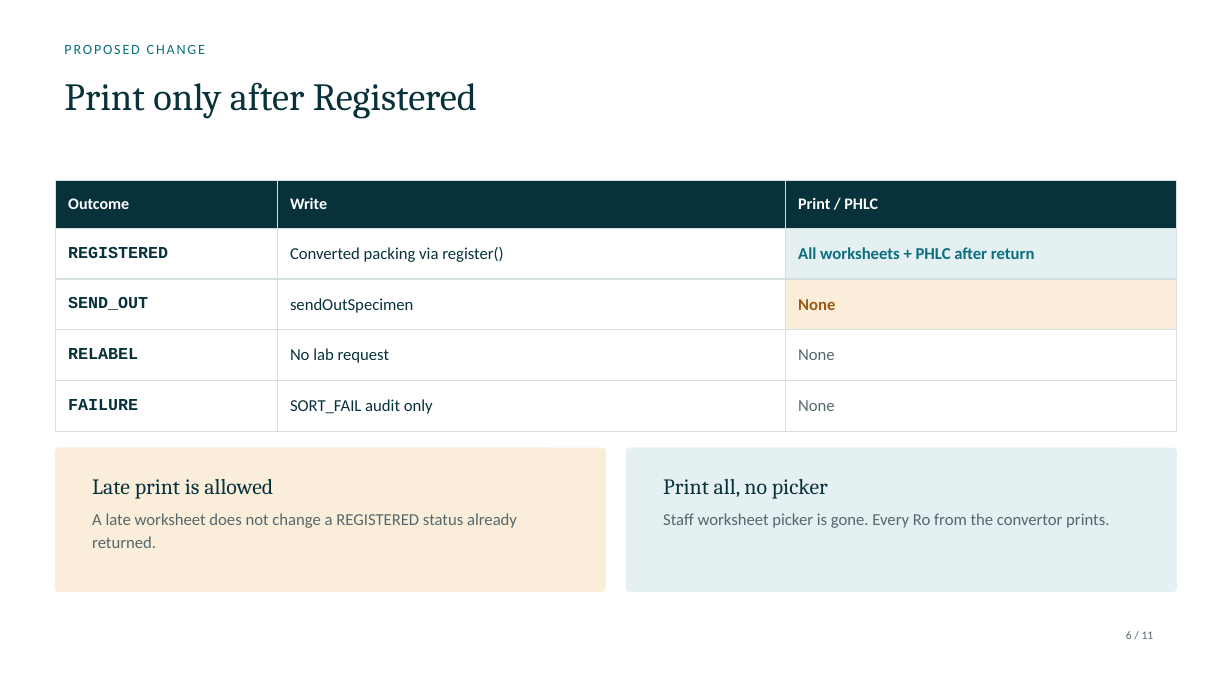
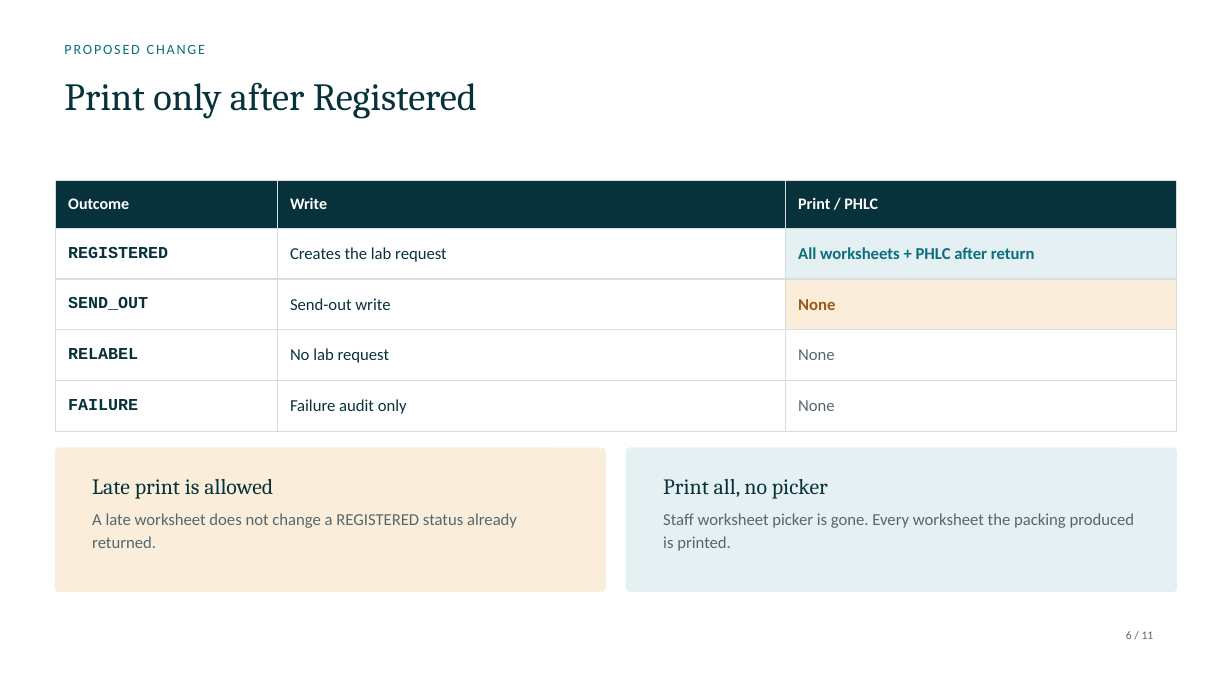
Before and after one commit to DragonChong/HA-Notes, a slide deck: slide 6 of SDLC/Projects/TMP-specimen-sorter-api — Specimen Sorter API/assets/Specimen Sorter API.pptx. Drawn at 1232x693 pixels with LibreOffice and Linux fonts; fonts in the diff are those of the drawing. Boxes give left, top, right and bottom in pixels: in the first picture for what was removed or moved away, otherwise in the second. Text is boxed around its words. In the diff, an @@ line names an element or a change of style, - is before the commit and + after.

```diff
--- a/SDLC/Projects/TMP-specimen-sorter-api — Specimen Sorter API/assets/Specimen Sorter API.pptx
+++ b/SDLC/Projects/TMP-specimen-sorter-api — Specimen Sorter API/assets/Specimen Sorter API.pptx
@@ table at [55,180,1177,418] @@
-row 2, column 2: Converted packing via register()
+row 2, column 2: Creates the lab request
-row 3, column 2: sendOutSpecimen
+row 3, column 2: Send-out write
-row 5, column 2: SORT_FAIL audit only
+row 5, column 2: Failure audit only
@@ text at [663,513,1135,551]: text changed @@
-Staff worksheet picker is gone. Every Ro from the convertor prints.
+Staff worksheet picker is gone. Every worksheet the packing produced is printed.
```
Also in this commit, not shown: 7 other slides changed, 1 slide added, 1 slide removed, 3 other files.
